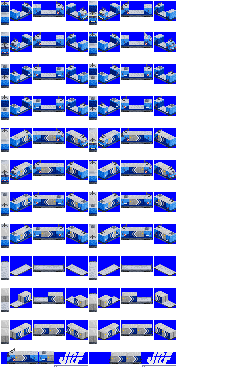
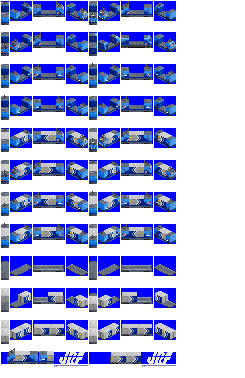
Layers edited between the first and the second w=245, h=378 image:
hid "pantos" over left=144, top=32, right=148, bottom=38
painted on "m250 copy" over left=1, top=1, right=176, bottom=355
